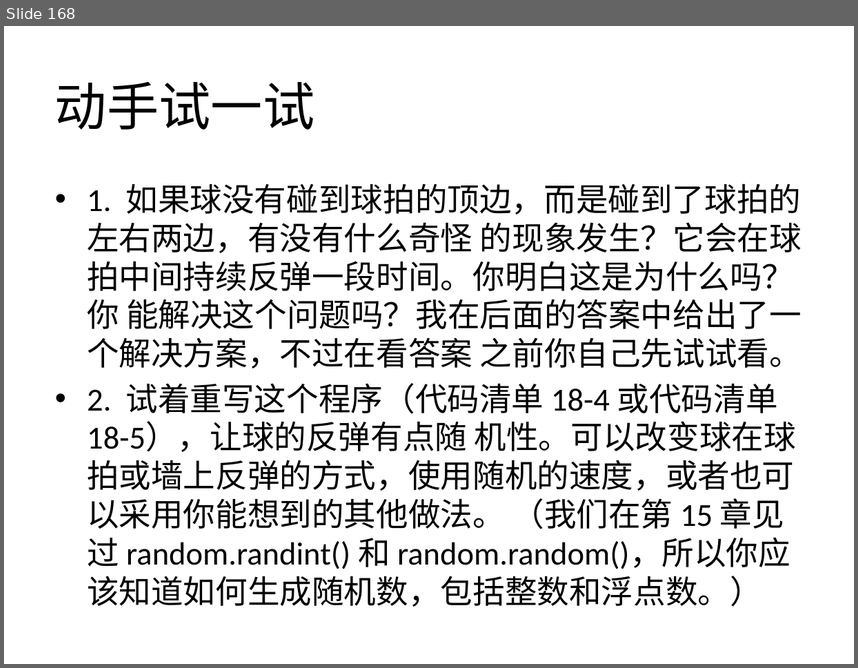
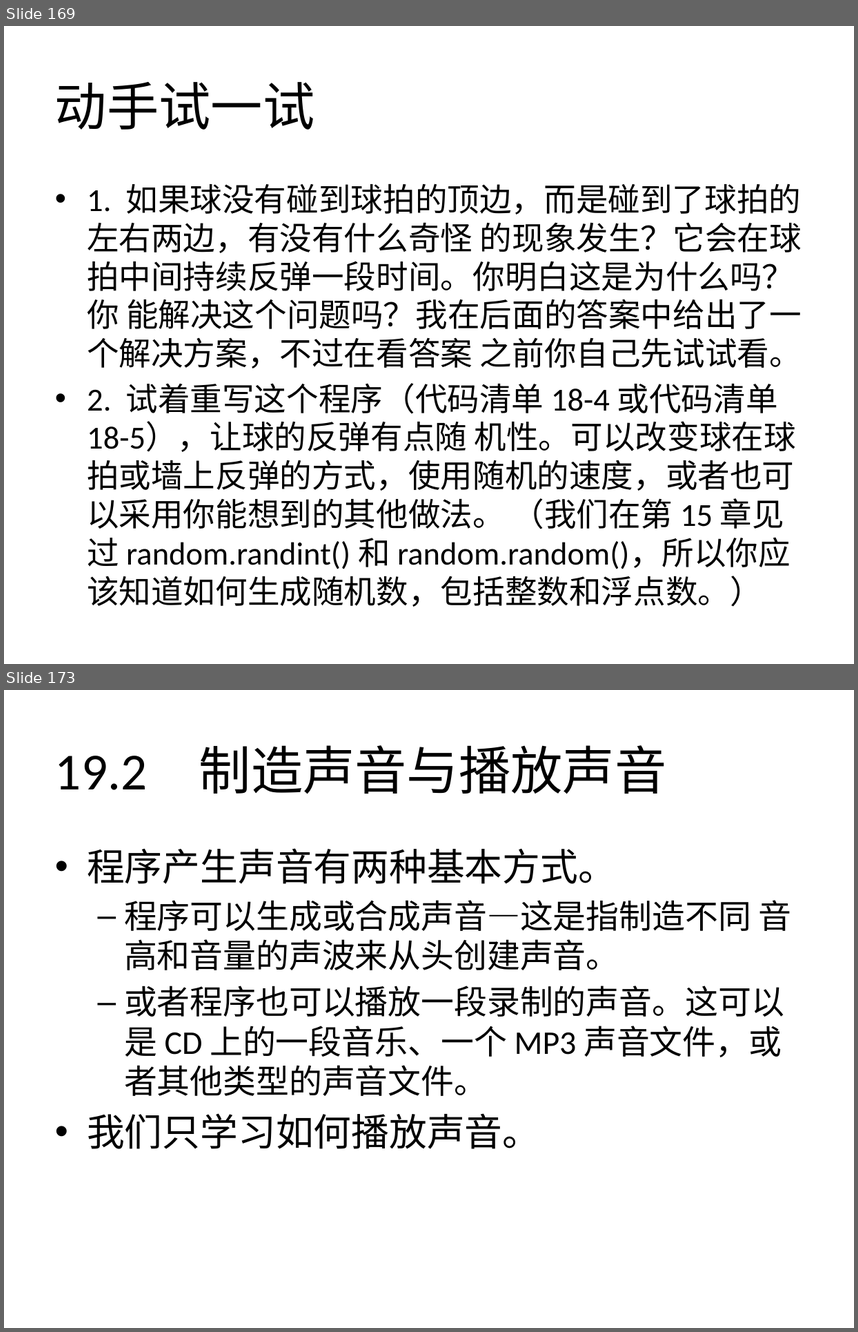
Before and after one commit to zhinan18/Python3, a slide deck: readme/Python3.pptx. Shown one above the other, each under a label of ours: slide 168 before the commit, slides 169 and 173 after it; the slides between them are not shown. The pictures are 858x668 and 858x1332 pixels, drawn with LibreOffice and Linux fonts; fonts in the diff are those of the drawing. Boxes give left, top, right and bottom in pixels: in the first picture for what was removed or moved away, otherwise in the second. Text is boxed around its words. In the diff, an @@ line names an element or a change of style, - is before the commit and + after.

```diff
--- a/readme/Python3.pptx
+++ b/readme/Python3.pptx
@@ slide 173 added at box(4, 690, 854, 1328), background #FFFFFF @@
@@ title added at box(55, 745, 667, 793), 44 pt, text #000000 @@
+19.2 制造声音与播放声音
@@ text added at box(87, 848, 792, 1149), 28 pt, text #000000 @@
+• 程序产生声音有两种基本方式。
+  – 程序可以生成或合成声音—这是指制造不同 音高和音量的声波来从头创建声音。
+  – 或者程序也可以播放一段录制的声音。这可以 是 CD 上的一段音乐、一个 MP3 声音文件，或者其他类型的声音文件。
+• 我们只学习如何播放声音。
@@ what was slide 168 is now slide 169 @@
```
Also in this commit, not shown: 2 slides changed, 24 other slides added, 17 other files.
